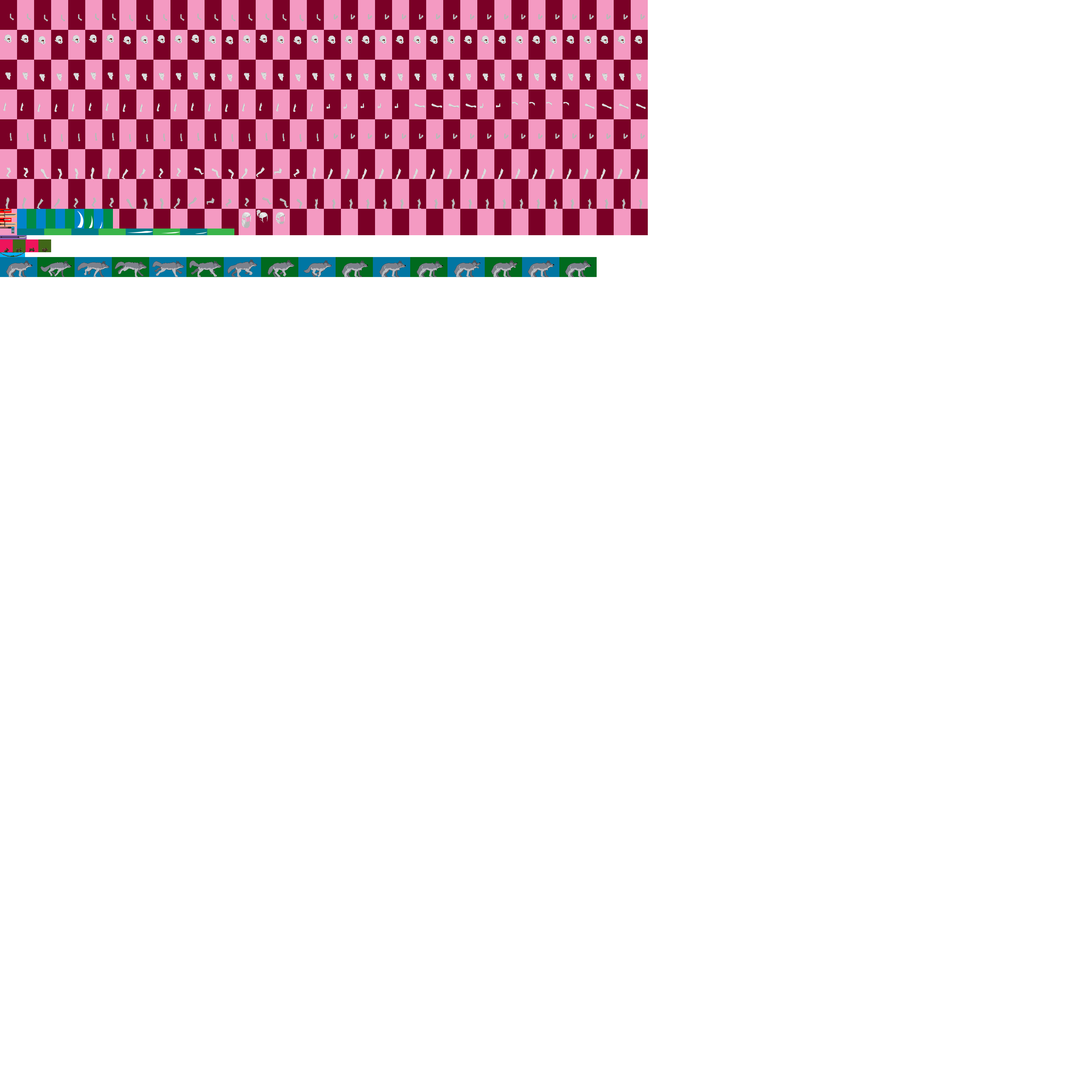
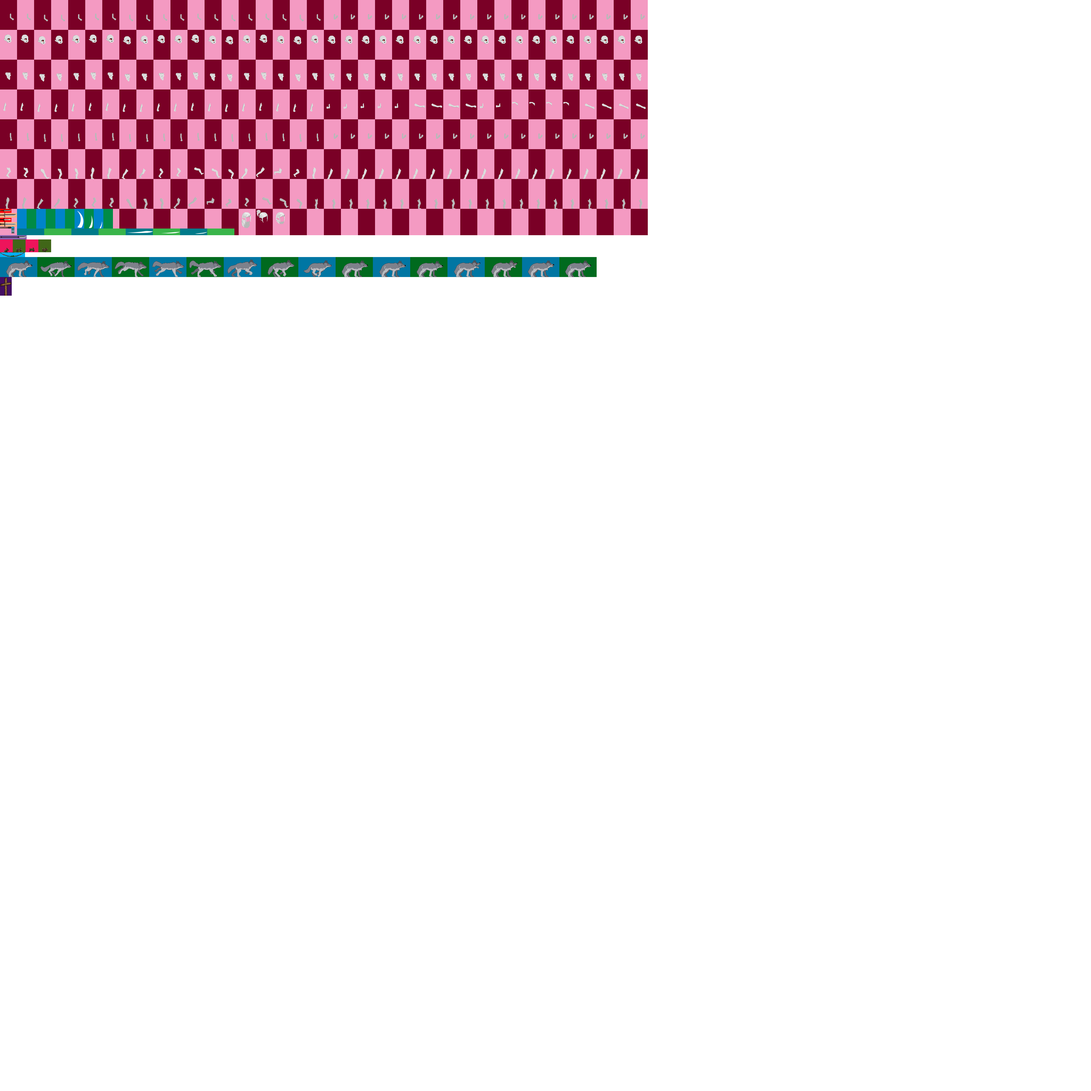
Layer changes from the first 1091×1091 image to the second:
added group "Grave" with 1 layers above "Wolf" over [0, 277, 12, 296]
added layer "Layer 2" in group "Grave" over [0, 277, 12, 296]
painted on "New Grid" over [0, 277, 12, 296]
